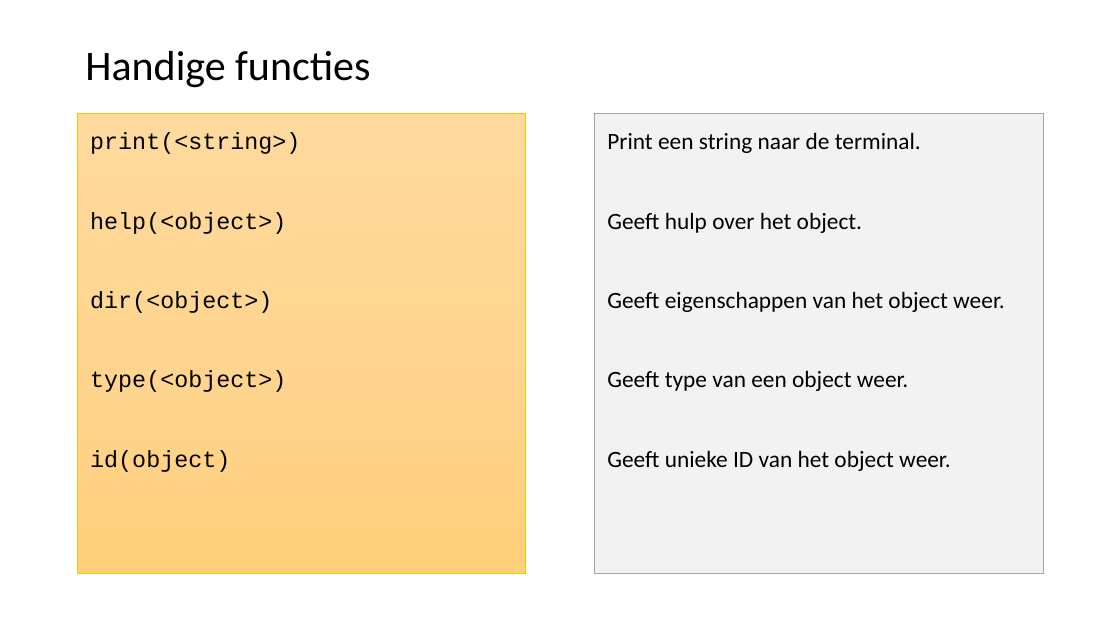
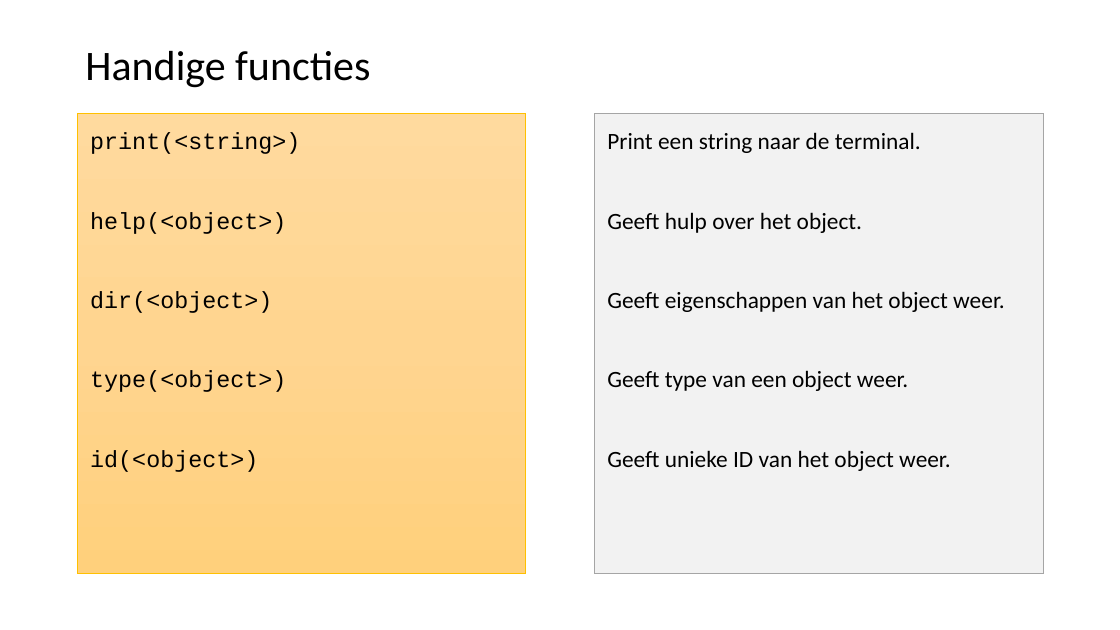
Before and after one commit to LFKoning/knowledge-sharing, a slide deck: slide 26 of python_trainees/1_basics_classes/python_traineeship_1.pptx. Drawn at 1120x630 pixels with LibreOffice and Linux fonts; fonts in the diff are those of the drawing. Boxes give left, top, right and bottom in pixels: in the first picture for what was removed or moved away, otherwise in the second. Text is boxed around its words. In the diff, an @@ line names an element or a change of style, - is before the commit and + after.

```diff
--- a/python_trainees/1_basics_classes/python_traineeship_1.pptx
+++ b/python_trainees/1_basics_classes/python_traineeship_1.pptx
@@ text at (90, 450, 258, 472): text changed @@
-id(object)
+id(<object>)
```
Also in this commit, not shown: 10 other slides changed, 2 other files.
